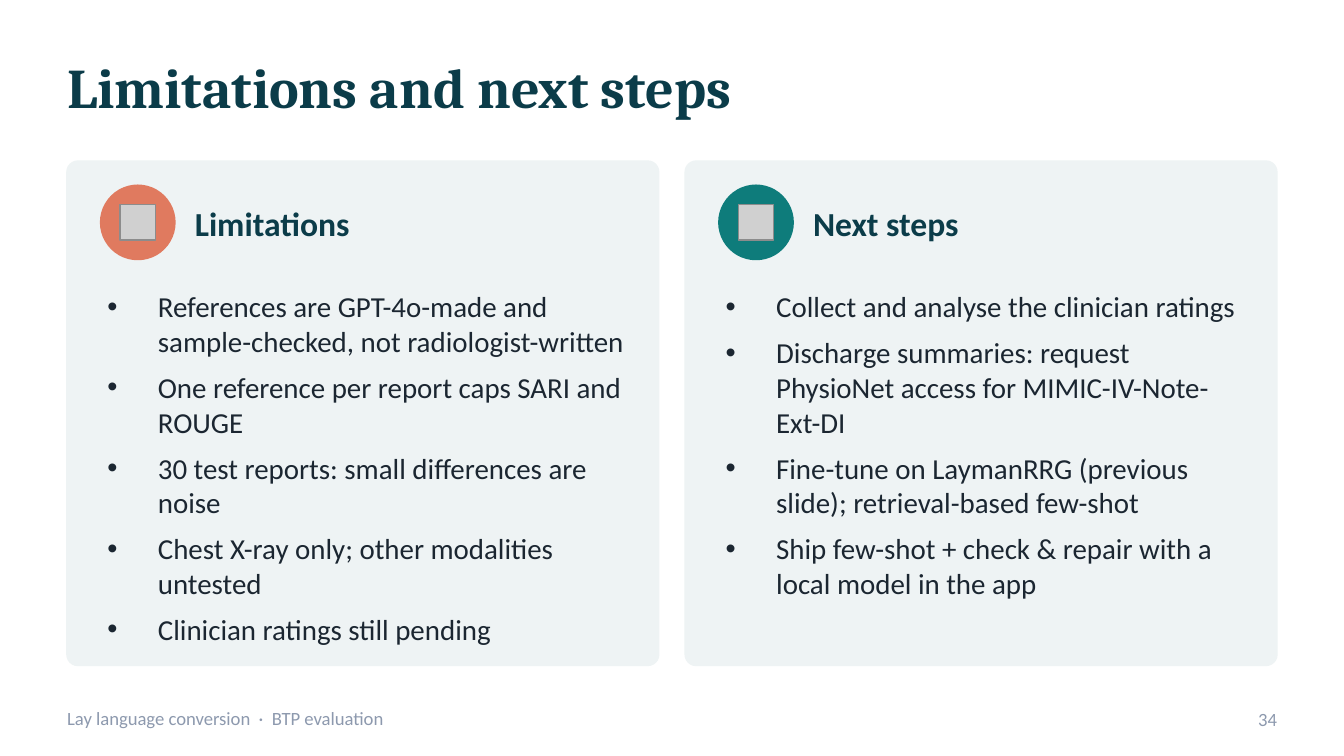
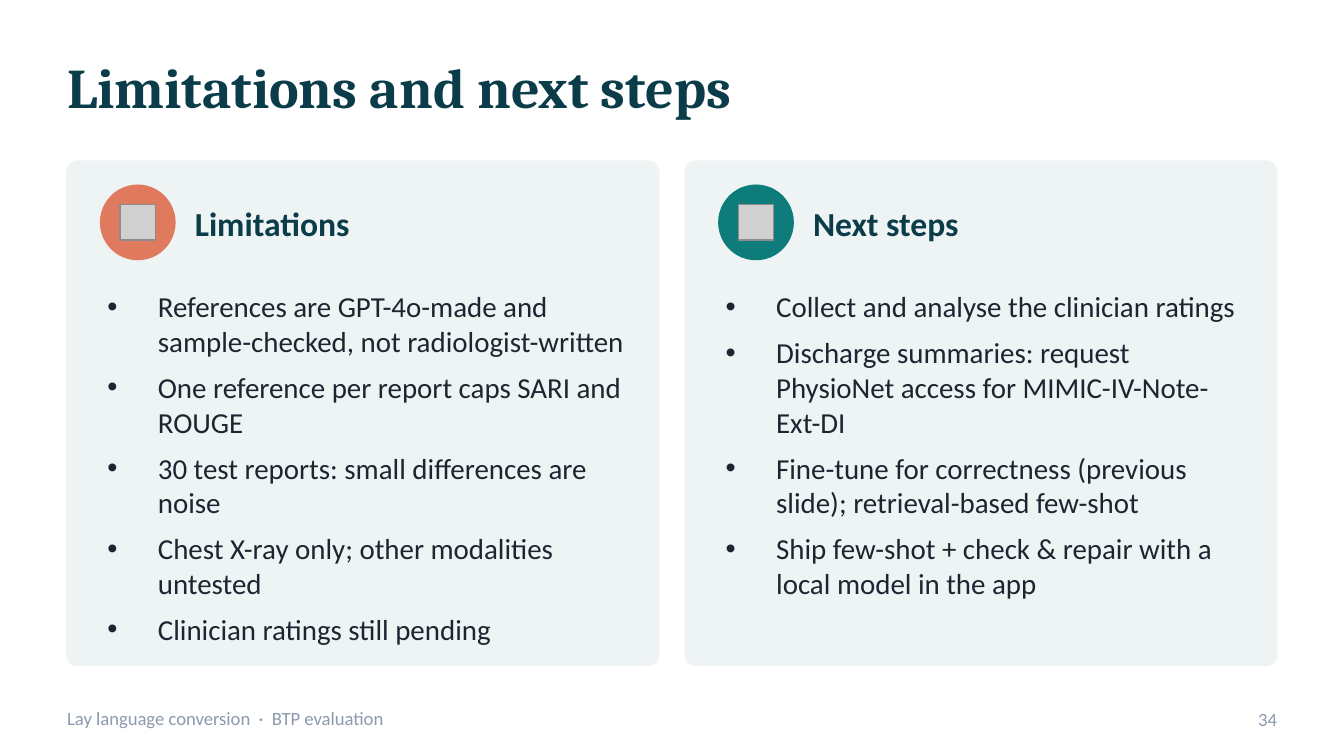
Before and after one commit to bibesgotthevibes/btp-Project, a slide deck: slide 34 of docs/BTP_Lay_Language_Conversion_Evaluation.pptx. Drawn at 1344x756 pixels with LibreOffice and Linux fonts; fonts in the diff are those of the drawing; grey boxes stand for pictures. Boxes give left, top, right and bottom in pixels: in the first picture for what was removed or moved away, otherwise in the second. Text is boxed around its words. In the diff, an @@ line names an element or a change of style, - is before the commit and + after.

```diff
--- a/docs/BTP_Lay_Language_Conversion_Evaluation.pptx
+++ b/docs/BTP_Lay_Language_Conversion_Evaluation.pptx
@@ text at (776, 458, 1186, 517): text changed @@
-• Fine-tune on LaymanRRG (previous slide); retrieval-based few-shot
+• Fine-tune for correctness (previous slide); retrieval-based few-shot
```
Also in this commit, not shown: 1 slide added, 1 slide removed.
